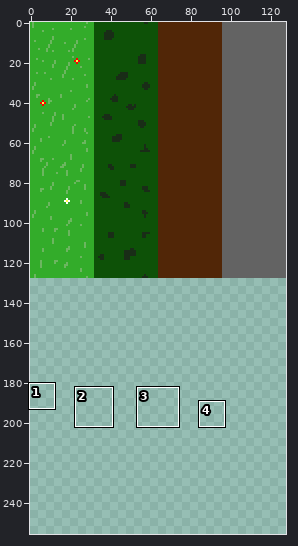
File history of a sprite sheet, assets/regions/forest-tileset.png. Above, an overview of the earlier version with the close-up marked.
Close-up. Before the edit:
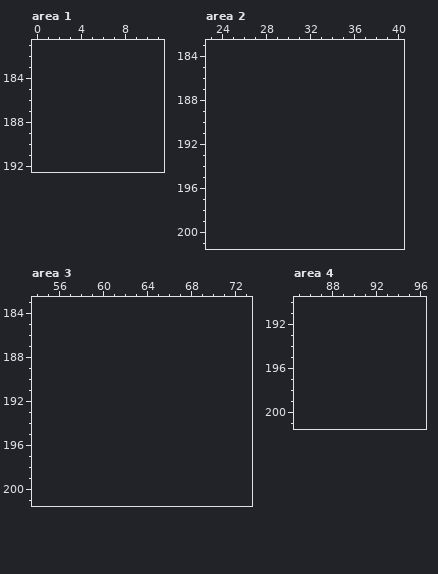
The file is 128x128 pixels. Shown: area 1: x 0..11, y 181..192; area 2: x 23..40, y 183..201; area 3: x 54..73, y 183..201; area 4: x 85..96, y 190..201. The old version is drawn lined up with the new one, on the new canvas. The commit also changed other parts of the picture, which this record leaves out.
After the commit:
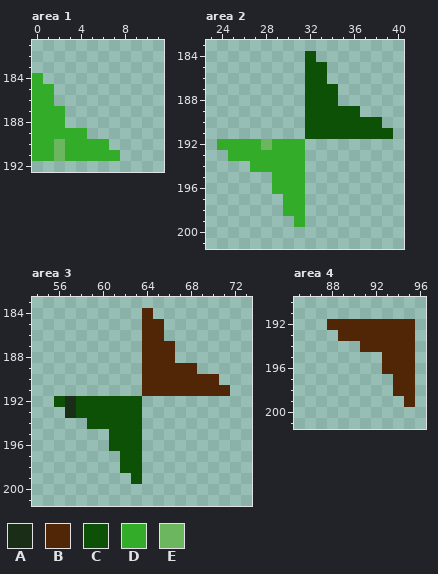
Palette (. is transparent): A #192d17  B #512607  C #0d5107  D #33ac2a  E #6cb660
Edits made:
canvas 128x128 -> 128x256
Area 1:
y 184: x 0 . -> D
y 185..186: x 0..1 .. -> DD
y 187..188: x 0..2 ... -> DDD
y 189: x 0..4 ..... -> DDDDD
y 190: x 0..6 ....... -> DDEDDDD
y 191: x 0..7 ........ -> DDEDDDDD
Area 2:
y 184: x 32 . -> C
y 185..186: x 32..33 .. -> CC
y 187..188: x 32..34 ... -> CCC
y 189: x 32..36 ..... -> CCCCC
y 190: x 32..38 ....... -> CCCCCCC
y 191: x 32..39 ........ -> CCCCCCCC
y 192: x 24..31 ........ -> DDDDEDDD
y 193: x 25..31 ....... -> DDDDDDD
y 194: x 27..31 ..... -> DDDDD
y 195..196: x 29..31 ... -> DDD
y 197..198: x 30..31 .. -> DD
y 199: x 31 . -> D
Area 3:
y 184: x 64 . -> B
y 185..186: x 64..65 .. -> BB
y 187..188: x 64..66 ... -> BBB
y 189: x 64..68 ..... -> BBBBB
y 190: x 64..70 ....... -> BBBBBBB
y 191: x 64..71 ........ -> BBBBBBBB
y 192: x 56..63 ........ -> CACCCCCC
y 193: x 57..63 ....... -> ACCCCCC
y 194: x 59..63 ..... -> CCCCC
y 195..196: x 61..63 ... -> CCC
y 197..198: x 62..63 .. -> CC
y 199: x 63 . -> C
Area 4:
y 192: x 88..95 ........ -> BBBBBBBB
y 193: x 89..95 ....... -> BBBBBBB
y 194: x 91..95 ..... -> BBBBB
y 195..196: x 93..95 ... -> BBB
y 197..198: x 94..95 .. -> BB
y 199: x 95 . -> B
Boxes around the changes in both close-ups, in picture pixels (x1, y1, x2, y2):
added: (32, 73, 120, 161)
added: (217, 51, 393, 227)
added: (54, 308, 230, 484)
added: (327, 319, 415, 407)
